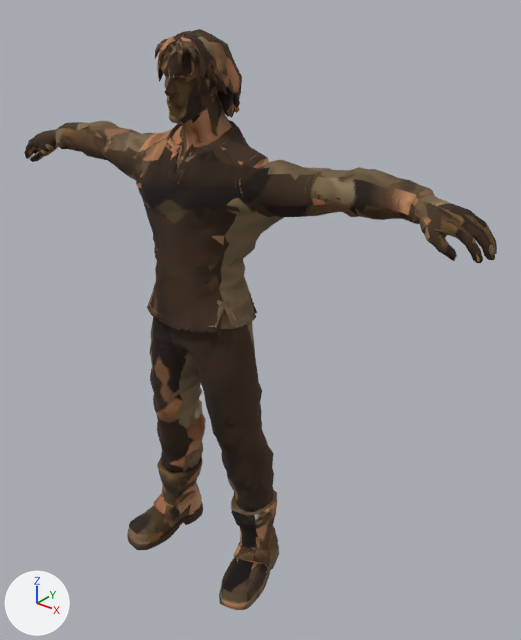
An edit to the glTF model assets/modeles/joueur/joueur_homme.glb, drawn before and after from the same camera.
Both versions are drawn from a 50 mm lens placed at (1.389, -1.444, 1.89), pointed at (0.129, 0.131, 0.914). The lights are fixed; the arrows at lower left show +X, +Y and +Z. The picture after the commit comes second. Vertices at exactly the same position are counted once.

The first picture shows 'bottes', 'cheveux', 'pantalon', 'peau', 'tunique'.
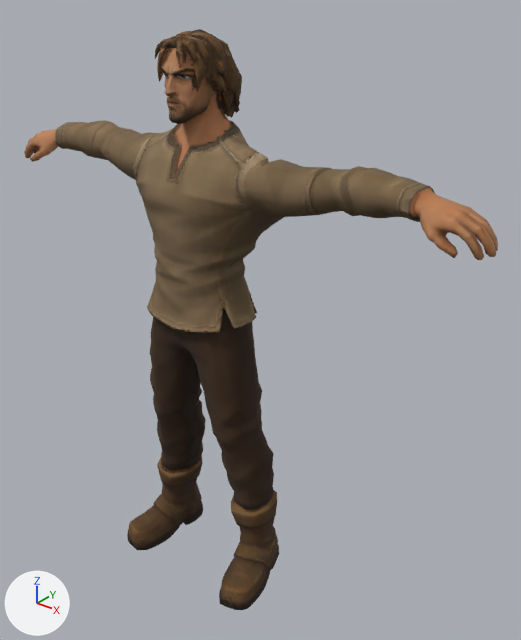
Where the change shows, as pixel boxes [x1, y1, x2, y2] in the pictures (521 x 640 px; the box of a moved part takes in the faces that stretch with it):
'tunique', reshaped: before [56, 121, 433, 333]; after [55, 120, 433, 333]
'peau', reshaped: before [24, 31, 497, 263]; after [24, 39, 498, 260]
part 1 of me_bottes, moved or reshaped (not visible afterwards): before [268, 495, 277, 517]
part 2 of me_bottes, surface changed: [127, 455, 279, 610] in both
part 3 of me_cheveux, moved or reshaped: before [157, 57, 228, 117]; after [178, 49, 231, 125]
part 4 of me_cheveux, surface changed: [155, 29, 242, 126] in both
part 5 of me_pantalon, rebuilt: before [402, 213, 420, 224]; after [401, 210, 420, 222]
part 6 of me_pantalon, moved or reshaped (not visible before): after [268, 495, 277, 517]
part 7 of me_pantalon, reshaped: after [217, 296, 251, 326]
part 8 of me_pantalon, added: after [416, 186, 431, 193]
part 9 of me_pantalon, surface changed: [148, 288, 273, 512] in both
part 10 of me_peau, moved or reshaped: before [404, 188, 497, 263]; after [404, 193, 498, 260]
part 11 of me_peau, moved or reshaped: before [159, 41, 232, 138]; after [157, 39, 224, 180]
part 12 of me_peau, moved or reshaped: before [28, 136, 61, 155]; after [33, 138, 49, 154]
part 13 of me_peau, surface changed: [24, 43, 473, 258] in both
part 14 of me_tunique, moved or reshaped: before [172, 124, 433, 251]; after [180, 159, 433, 251]
part 15 of me_tunique, moved or reshaped: before [56, 121, 118, 160]; after [55, 120, 118, 160]
part 16 of me_tunique, reshaped: before [158, 296, 253, 326]
part 17 of me_tunique, surface changed (lighter): [61, 121, 406, 333] in both

Edits to the bpy script that builds the scene:
```text
Change me_bottes:
    remove me_bottes.from_pydata(...)  # 1049 vertices, 2028 faces; spans x -0.285..0.285, y -0.171..0.143, z 0.0..0.323
    add me_bottes.from_pydata(...)  # 1054 vertices, 2032 faces; spans x -0.285..0.285, y -0.171..0.143, z 0.0..0.323
    me_bottes part 1
    8 faces are deleted
    4 vertices are added at (0.137, 0.123, 0.292), (0.118, 0.127, 0.313), (0.135, 0.143, 0.322), (0.165, 0.133, 0.315)
    10 new faces join them
    me_bottes part 2: 2020 kept faces spanning x -0.285..0.285, y -0.171..0.143, z 0.0..0.323 get new texture (UV) coordinates
    other edits to the shape of me_bottes do not show in these pictures
Change me_cheveux:
    remove me_cheveux.from_pydata(...)  # 948 vertices, 1648 faces; spans x -0.108..0.092, y -0.077..0.167, z 1.499..1.75
    add me_cheveux.from_pydata(...)  # 957 vertices, 1682 faces; spans x -0.108..0.092, y -0.077..0.167, z 1.501..1.75
    me_cheveux part 3: 1 vertex moved from x -0.065, y 0.071, z 1.525 to x -0.062, y 0.081, z 1.525; 42 vertices removed from x -0.107..0.06, y -0.061..0.12, z 1.499..1.712; 55 vertices added at x -0.07..0.058, y -0.073..0.111, z 1.503..1.719
    me_cheveux part 4: 1544 kept faces spanning x -0.108..0.092, y -0.077..0.167, z 1.501..1.75 get new texture (UV) coordinates
    other edits to the shape of me_cheveux do not show in these pictures
Change me_pantalon:
    remove me_pantalon.from_pydata(...)  # 1130 vertices, 2041 faces; spans x -0.682..0.666, y -0.116..0.149, z 0.267..1.381
    add me_pantalon.from_pydata(...)  # 1155 vertices, 2064 faces; spans x -0.682..0.682, y -0.116..0.149, z 0.225..1.435
    me_pantalon part 5: the loose piece of 24 vertices spanning x 0.594..0.666, y 0.028..0.131, z 1.343..1.381 is rebuilt with 25 vertices and now spans x 0.595..0.682, y 0.028..0.132, z 1.348..1.39
    me_pantalon part 6: 5 vertices removed from x 0.122..0.163, y 0.111..0.129, z 0.282..0.286; 10 vertices added at x 0.178..0.237, y 0.036..0.116, z 0.225..0.29
    me_pantalon part 7: 2 vertices removed from x 0.155..0.164, y -0.035..-0.021, z 0.968..0.979; 7 vertices added at x 0.126..0.138, y -0.076..0.08, z 0.968..1.02
    me_pantalon part 8: 6 vertices added at x 0.634..0.667, y 0.067..0.1, z 1.423..1.435
    me_pantalon part 9: 1970 kept faces spanning x -0.245..0.223, y -0.116..0.149, z 0.267..1.02 get new texture (UV) coordinates
    other edits to the shape of me_pantalon do not show in these pictures
Change me_peau:
    remove me_peau.from_pydata(...)  # 1116 vertices, 1888 faces; spans x -0.86..0.86, y -0.09..0.14, z 1.29..1.75
    add me_peau.from_pydata(...)  # 1101 vertices, 1851 faces; spans x -0.86..0.86, y -0.09..0.14, z 1.29..1.74
    me_peau part 10: 99 vertices moved from x 0.69..0.86, y 0.0..0.1, z 1.3..1.4 to x 0.69..0.86, y 0.0..0.1, z 1.31..1.41; 90 vertices removed from x 0.63..0.85, y 0.01..0.13, z 1.31..1.43; 89 vertices added at x 0.65..0.85, y 0.01..0.13, z 1.32..1.43
    me_peau part 11: 4 vertices moved within x -0.06..0.06, y -0.03..0.1, z 1.54..1.66; 61 vertices removed from x -0.09..0.09, y -0.07..0.14, z 1.47..1.74; 45 vertices added at x -0.1..0.08, y -0.08..0.14, z 1.38..1.73
    me_peau part 12: 6 vertices moved within x -0.84..-0.72, y 0.01..0.1, z 1.33..1.37; 8 vertices removed from x -0.84..-0.63, y 0.01..0.1, z 1.32..1.37; 7 vertices added at x -0.84..-0.72, y 0.01..0.1, z 1.33..1.38
    me_peau part 13: 1274 kept faces spanning x -0.86..0.86, y -0.09..0.14, z 1.29..1.74 get new texture (UV) coordinates
    other edits to the shape of me_peau do not show in these pictures
Change me_tunique:
    remove me_tunique.from_pydata(...)  # 1819 vertices, 3389 faces; spans x -0.674..0.682, y -0.116..0.179, z 0.937..1.513
    add me_tunique.from_pydata(...)  # 1805 vertices, 3365 faces; spans x -0.682..0.667, y -0.116..0.18, z 0.937..1.555
    me_tunique part 14: 279 vertices moved from x 0.155..0.646, y -0.01..0.179, z 1.23..1.444 to x 0.156..0.646, y -0.01..0.18, z 1.231..1.447; 51 vertices removed from x -0.092..0.682, y -0.073..0.134, z 1.343..1.508; 50 vertices added at x -0.059..0.667, y -0.061..0.134, z 1.348..1.555
    me_tunique part 15: 131 vertices moved from x -0.67..-0.429, y 0.022..0.168, z 1.323..1.45 to x -0.67..-0.429, y 0.022..0.168, z 1.324..1.45; 11 vertices removed from x -0.667..-0.629, y 0.024..0.119, z 1.339..1.428; 15 vertices added at x -0.682..-0.629, y 0.023..0.119, z 1.34..1.429
    me_tunique part 16: 16 vertices removed from x -0.167..0.135, y -0.116..0.142, z 0.942..1.016; 5 vertices added at x -0.152..0.156, y -0.047..0.082, z 0.951..1.019
    me_tunique part 17: 3238 kept faces spanning x -0.67..0.646, y -0.116..0.18, z 0.937..1.513 get new texture (UV) coordinates
    other edits to the shape of me_tunique do not show in these pictures
```
